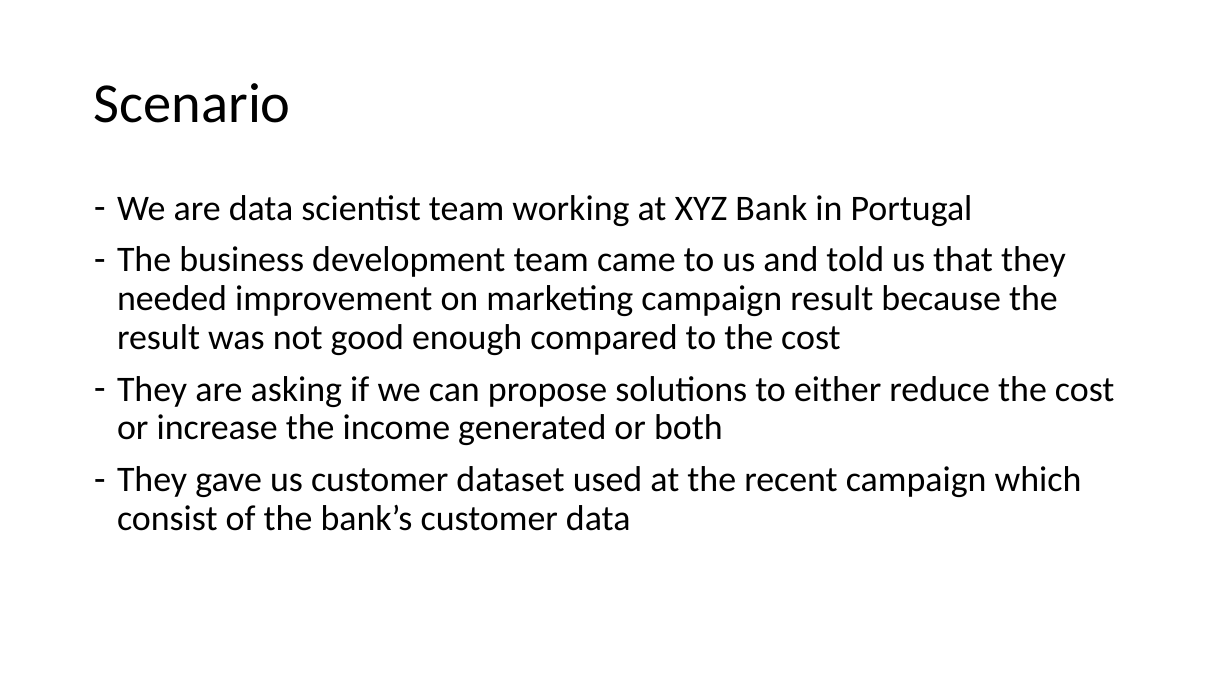
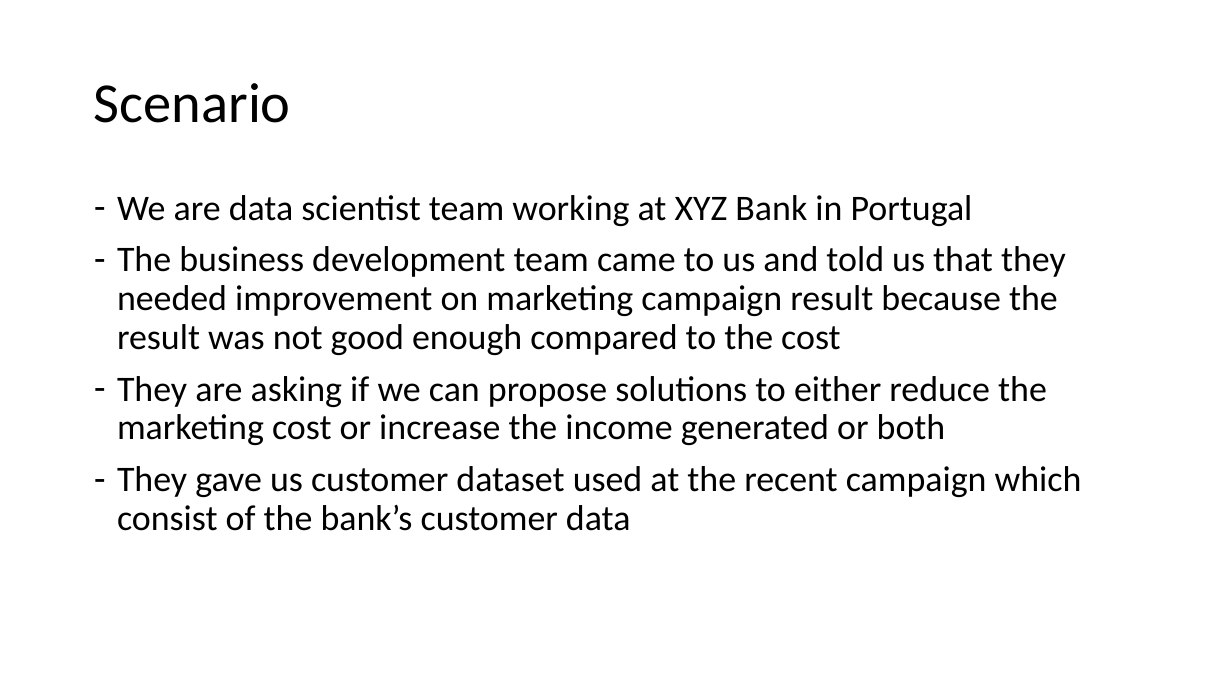
Before and after one commit to abdullahayas123/Tes-Model-Marketing-Scipy, a slide deck: slide 7 of Presentation-1.pptx (slide 6 before the commit). Drawn at 1232x693 pixels with LibreOffice and Linux fonts; fonts in the diff are those of the drawing. Boxes give left, top, right and bottom in pixels: in the first picture for what was removed or moved away, otherwise in the second. Text is boxed around its words. In the diff, an @@ line names an element or a change of style, - is before the commit and + after.

```diff
--- a/Presentation-1.pptx
+++ b/Presentation-1.pptx
@@ text at (117, 376, 1047, 445): text changed @@
-– They are asking if we can propose solutions to either reduce the cost or increase the income generated or both
+– They are asking if we can propose solutions to either reduce the marketing cost or increase the income generated or both
```
Also in this commit, not shown: 14 other slides changed, 4 slides added, 1 slide removed.
